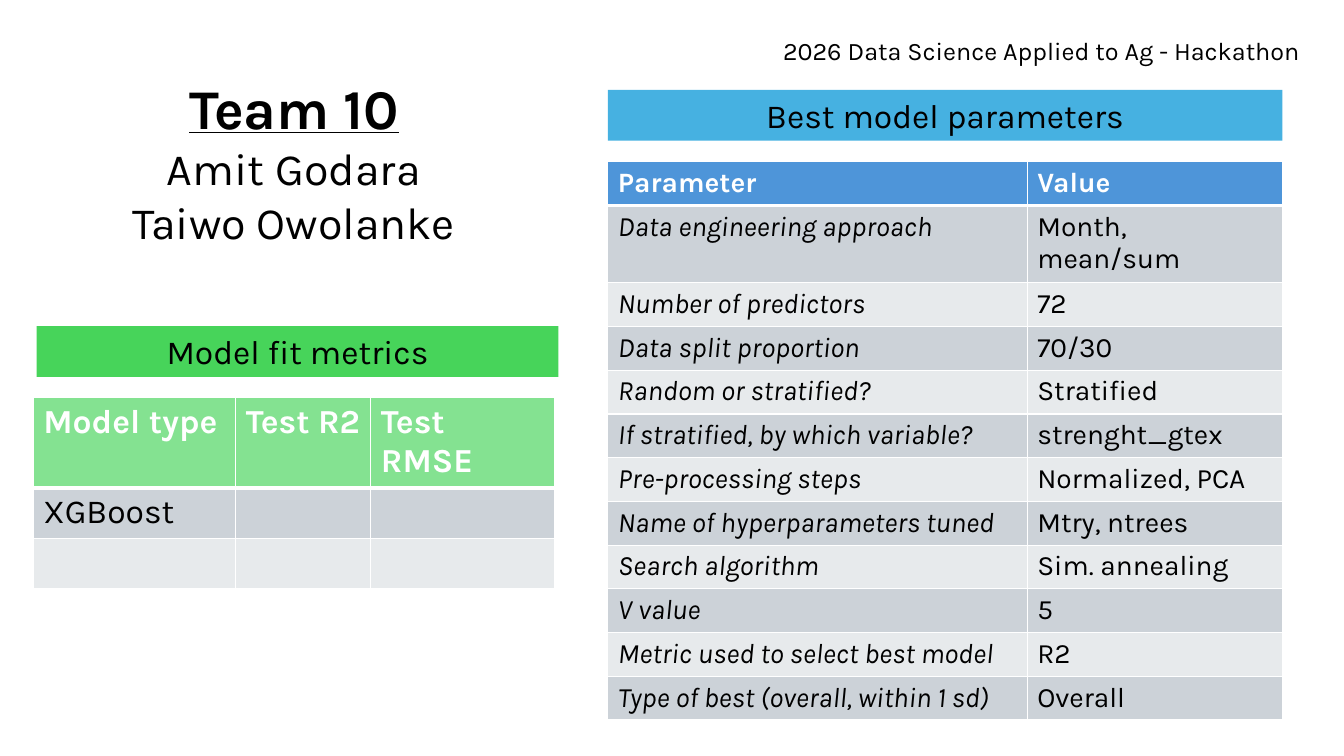
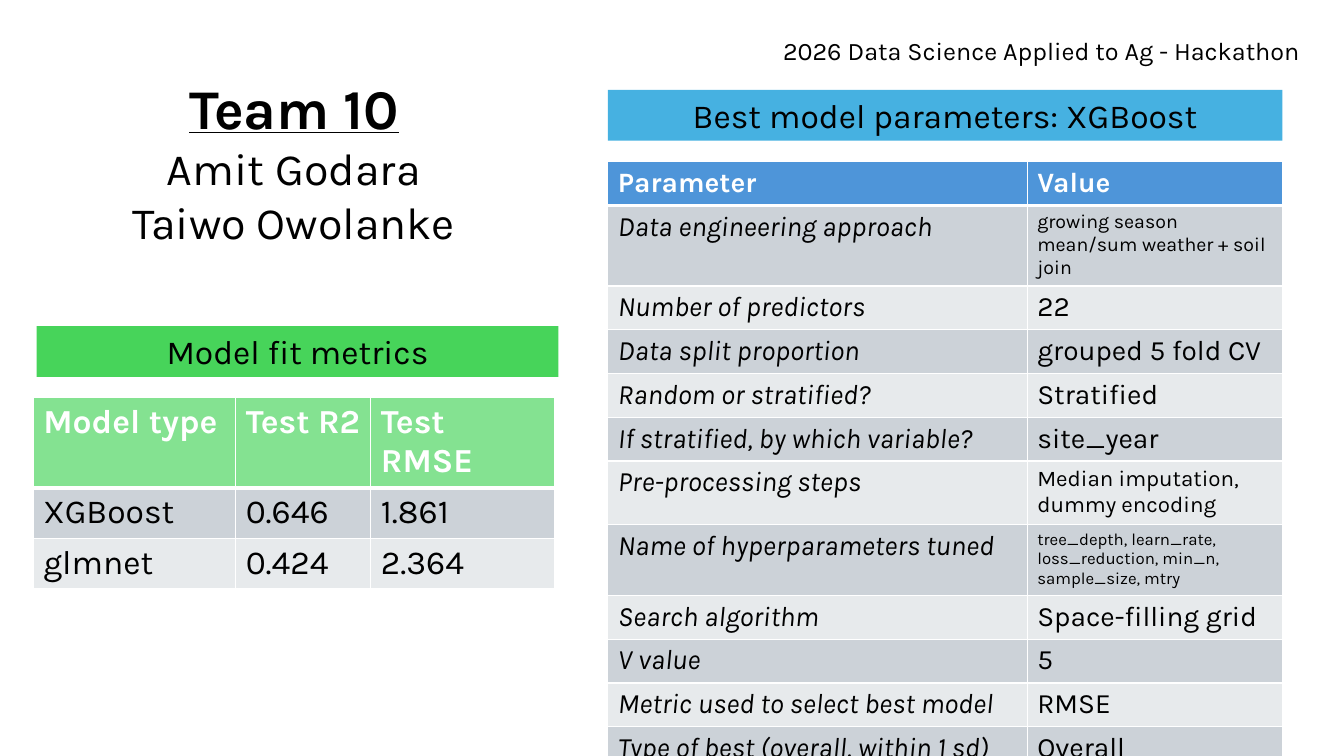
Before and after one commit to godara70b/2026dsa_finalproject_group10, a slide deck: slide 1 of files/2026dsa_team10.pptx. Drawn at 1344x756 pixels with LibreOffice and Linux fonts; fonts in the diff are those of the drawing. Boxes give left, top, right and bottom in pixels: in the first picture for what was removed or moved away, otherwise in the second. Text is boxed around its words. In the diff, an @@ line names an element or a change of style, - is before the commit and + after.

Commit message:
ppt done

```diff
--- a/files/2026dsa_team10.pptx
+++ b/files/2026dsa_team10.pptx
@@ text in rectangle at (693, 105, 1197, 136): text changed @@
-Best model parameters
+Best model parameters: XGBoost
@@ table at (608, 161, 1282, 746) @@
-row 2, column 2: Month, mean/sum
+row 2, column 2: growing season mean/sum weather + soil join
-row 3, column 2: 72
+row 3, column 2: 22
-row 4, column 2: 70/30
+row 4, column 2: grouped 5 fold CV
-row 6, column 2: strenght_gtex
+row 6, column 2: site_year
-row 7, column 2: Normalized, PCA
+row 7, column 2: Median imputation, dummy encoding
-row 8, column 2: Mtry, ntrees
+row 8, column 2: tree_depth, learn_rate, loss_reduction, min_n, sample_size, mtry
-row 9, column 2: Sim. annealing
+row 9, column 2: Space-filling grid
-row 11, column 2: R2
+row 11, column 2: RMSE
@@ table at (33, 397, 556, 587) @@
-row 2, column 2: 
+row 2, column 2: 0.646
-row 2, column 3: 
+row 2, column 3: 1.861
-row 3:  |  | 
+row 3: glmnet | 0.424 | 2.364
```
Also in this commit, not shown: 1 other file.
